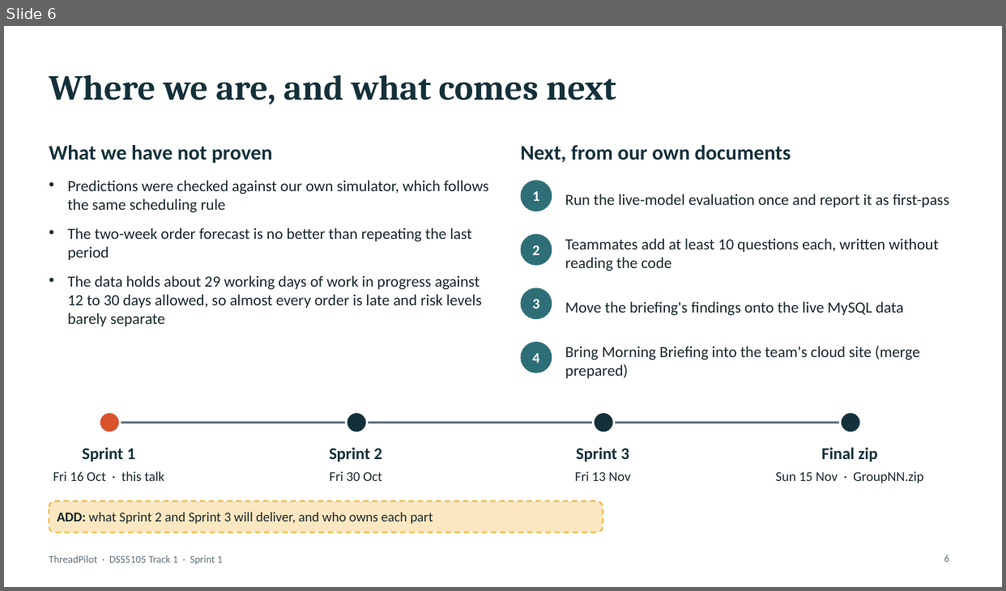
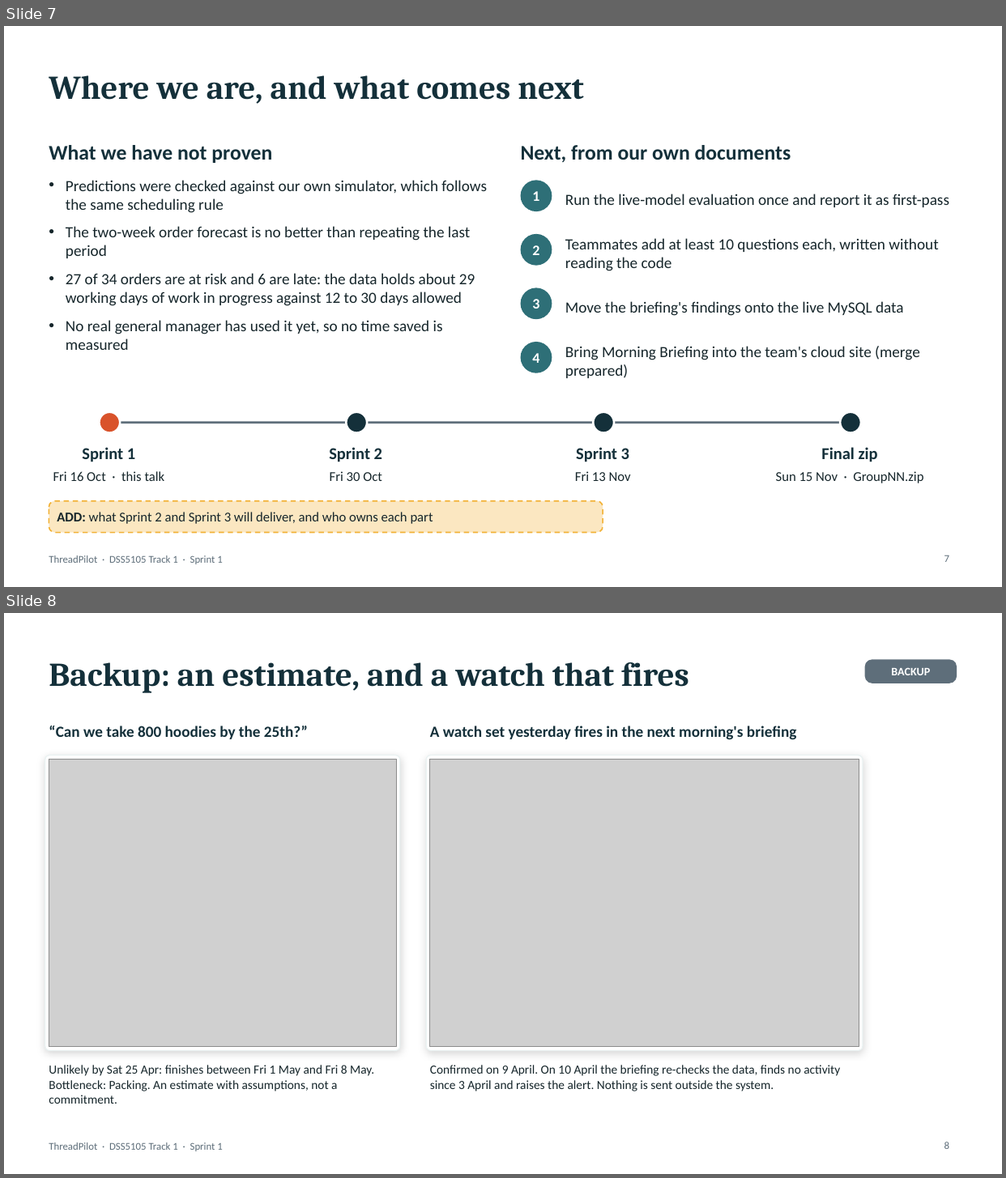
Before and after one commit to footoonming/DSS5105_fork, a slide deck: threadpilot/docs/presentation/ThreadPilot_Sprint1_5min.pptx. Shown one above the other, each under a label of ours: slide 6 before the commit, slides 7 and 8 after it. The pictures are 1006x591 and 1006x1178 pixels, drawn with LibreOffice and Linux fonts; fonts in the diff are those of the drawing; grey boxes stand for pictures. Boxes give left, top, right and bottom in pixels: in the first picture for what was removed or moved away, otherwise in the second. Text is boxed around its words. In the diff, an @@ line names an element or a change of style, - is before the commit and + after.

```diff
--- a/threadpilot/docs/presentation/ThreadPilot_Sprint1_5min.pptx
+++ b/threadpilot/docs/presentation/ThreadPilot_Sprint1_5min.pptx
@@ slide 8 added at <box>4,613,1002,1174</box>, background #FFFFFF; not listed: 1 template element that a slide beside it also shows @@
@@ rounded rectangle added at <box>865,659,957,683</box>, fill #5E6E7A, 11 pt, text #FFFFFF, bold @@
+BACKUP
@@ title added at <box>49,662,689,693</box>, 32 pt, text #14303A, bold @@
+Backup: an estimate, and a watch that fires
@@ text added at <box>49,726,308,739</box>, 15 pt, text #14303A, bold @@
+“Can we take 800 hoodies by the 25th?”
@@ text added at <box>430,726,797,740</box>, 15 pt, text #14303A, bold @@
+A watch set yesterday fires in the next morning's briefing
@@ rounded rectangle added at <box>45,756,400,1051</box>, fill #FFFFFF, outline #EAF2F2 1 pt @@
@@ rounded rectangle added at <box>426,756,863,1051</box>, fill #FFFFFF, outline #EAF2F2 1 pt @@
@@ picture added at <box>49,759,396,1047</box> @@
@@ picture added at <box>430,759,859,1047</box> @@
@@ text added at <box>49,1065,374,1104</box>, 12 pt, text #16262B @@
+Unlikely by Sat 25 Apr: finishes between Fri 1 May and Fri 8 May. Bottleneck: Packing. An estimate with assumptions, not a commitment.
@@ text added at <box>430,1065,840,1092</box>, 12 pt, text #16262B @@
+Confirmed on 9 April. On 10 April the briefing re-checks the data, finds no activity since 3 April and raises the alert. Nothing is sent outside the system.
@@ page number added at <box>944,1142,949,1149</box>, 10 pt, text #5E6E7A @@
+8
@@ what was slide 6 is now slide 7 @@
@@ slide 7 changed as well @@
@@ title "Where we are, and what ..." at <box>49,75,584,104</box>: size 34 to 32 pt @@
@@ text at <box>66,180,487,258</box>: indent changed; less space between paragraphs @@
@@ text at <box>66,273,475,350</box>: text changed @@
-• The data holds about 29 working days of work in progress against 12 to 30 days allowed, so almost every order is late and risk levels barely separate
+• 27 of 34 orders are at risk and 6 are late: the data holds about 29 working days of work in progress against 12 to 30 days allowed
+• No real general manager has used it yet, so no time saved is measured
@@ page number at <box>944,556,949,562</box>: text changed @@
-6
+7
```
Also in this commit, not shown: 3 other slides changed, 3 other slides added, 2 slides removed, 18 other files.
